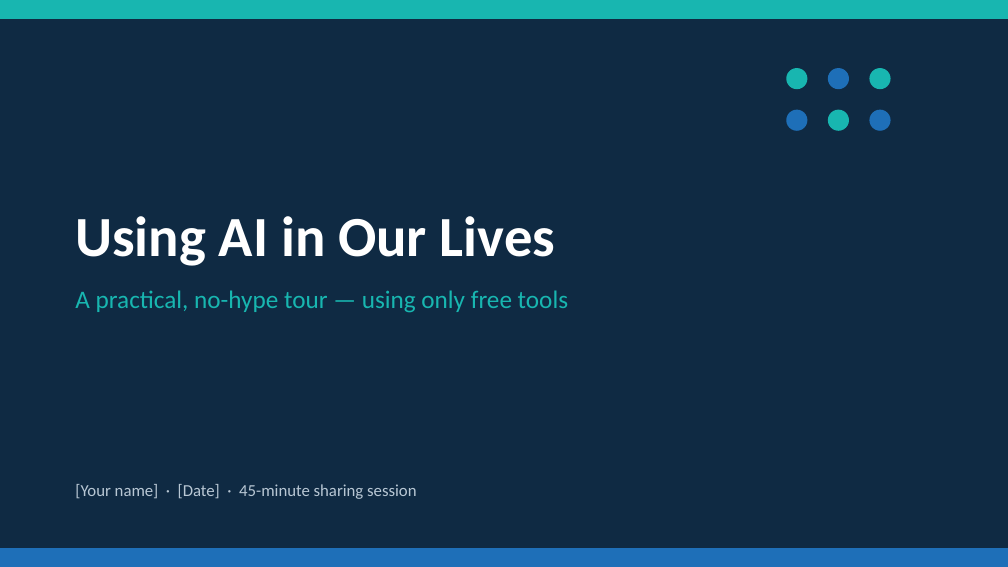
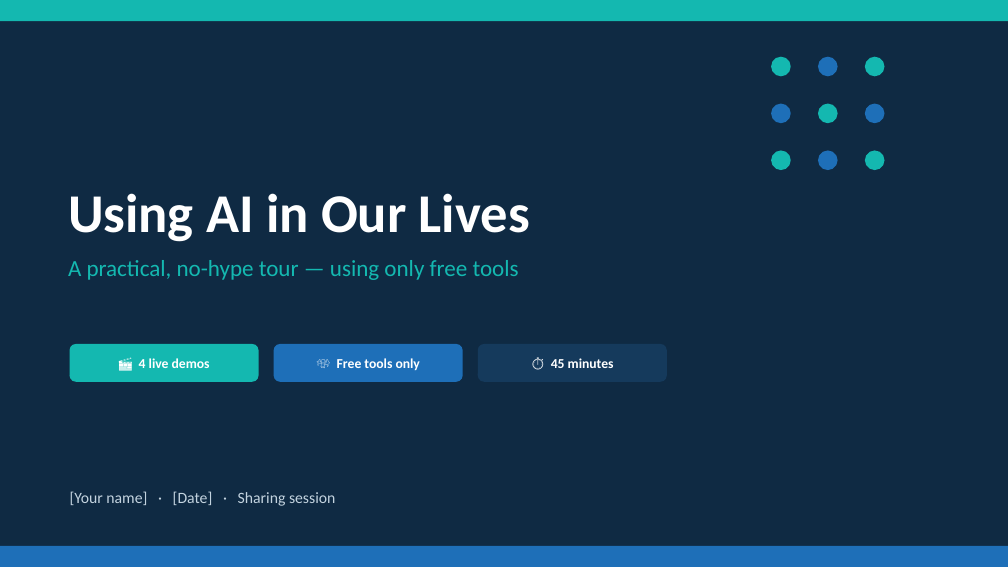
Before and after one commit to GilbertChan88/ToFix, a slide deck: slide 1 of AI-Presentation/Using-AI-in-Our-Lives.pptx. Drawn at 1008x567 pixels with LibreOffice and Linux fonts; fonts in the diff are those of the drawing. Boxes give left, top, right and bottom in pixels: in the first picture for what was removed or moved away, otherwise in the second. Text is boxed around its words. In the diff, an @@ line names an element or a change of style, - is before the commit and + after.

```diff
--- a/AI-Presentation/Using-AI-in-Our-Lives.pptx
+++ b/AI-Presentation/Using-AI-in-Our-Lives.pptx
@@ fill #18B6B0 to #14B8B0 in 4 elements at (x1=0, y1=0, x2=1008, y2=21), (x1=818, y1=104, x2=838, y2=123), (x1=865, y1=57, x2=885, y2=76), (x1=771, y1=57, x2=791, y2=76) @@
@@ ellipse moved from (x1=786, y1=68, x2=808, y2=89) to (x1=771, y1=57, x2=791, y2=76) @@
@@ ellipse moved from (x1=828, y1=68, x2=849, y2=89) to (x1=818, y1=57, x2=838, y2=76) @@
@@ ellipse moved from (x1=870, y1=68, x2=891, y2=89) to (x1=865, y1=57, x2=885, y2=76) @@
@@ ellipse moved from (x1=786, y1=110, x2=808, y2=131) to (x1=771, y1=104, x2=791, y2=123) @@
@@ ellipse moved from (x1=828, y1=110, x2=849, y2=131) to (x1=818, y1=104, x2=838, y2=123) @@
@@ ellipse moved from (x1=870, y1=110, x2=891, y2=131) to (x1=865, y1=104, x2=885, y2=123) @@
@@ text "Using AI in Our Lives" moved from (x1=75, y1=216, x2=568, y2=313) to (x1=68, y1=193, x2=530, y2=280) @@
@@ text "Using AI in Our Lives" at (x1=68, y1=193, x2=530, y2=280): size 54 to 52 pt in "Using AI in Our Lives"; size 24 to 22 pt, text colour #18B6B0 to #14B8B0 in "A practical, no-hype tour — using only ..."; more space between paragraphs; less space between paragraphs @@
@@ ellipse added at (x1=771, y1=150, x2=791, y2=170), fill #14B8B0 @@
@@ ellipse added at (x1=818, y1=150, x2=838, y2=170), fill #1E6FB8 @@
@@ ellipse added at (x1=865, y1=150, x2=885, y2=170), fill #14B8B0 @@
@@ rounded rectangle added at (x1=70, y1=344, x2=259, y2=382), fill #14B8B0, 13 pt, text #FFFFFF, bold @@
+🎬 4 live demos
@@ rounded rectangle added at (x1=274, y1=344, x2=463, y2=382), fill #1E6FB8, 13 pt, text #FFFFFF, bold @@
+💸 Free tools only
@@ rounded rectangle added at (x1=478, y1=344, x2=667, y2=382), fill #153A5C, 13 pt, text #FFFFFF, bold @@
+⏱ 45 minutes
@@ text at (x1=70, y1=491, x2=335, y2=506): text changed; size 16 to 15 pt; text colour #B8C7D4 to #C3D3DF @@
-[Your name] · [Date] · 45-minute sharing session
+[Your name] · [Date] · Sharing session
```
Also in this commit, not shown: 18 other slides changed, 9 slides added, 9 slides removed, 5 other files.
